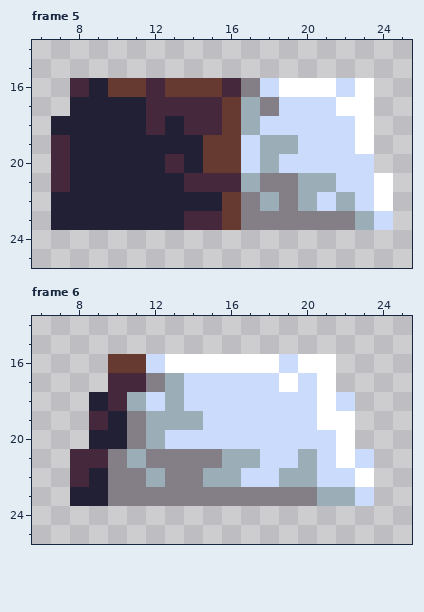
Pixel-art file -- Ingot Game/Assets/Sketches/ingotanim.aseprite. Above, as it was before the edit.
32x32 pixels, 6 frames. Shown: frame 5: x 6..25, y 14..25; frame 6: x 6..25, y 14..25.
And afterwards:
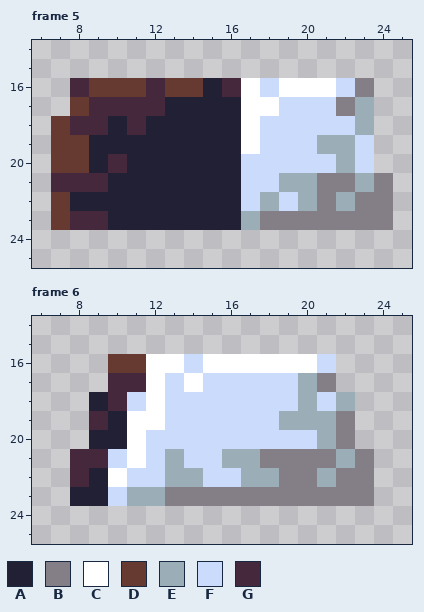
Palette (. is transparent): A #222034  B #847e87  C #ffffff  D #663931  E #9badb7  F #cbdbfc  G #45283c
Diff:
{"where": "frame 5"}
{"frame":5,"y":16,"x":9,"old":"A","new":"D"}
{"frame":5,"y":16,"x":15,"old":"D","new":"A"}
{"frame":5,"y":16,"x":17,"old":"B","new":"C"}
{"frame":5,"y":16,"x":23,"old":"C","new":"B"}
{"frame":5,"y":17,"x":8,"old":"AAAA","new":"DGGG"}
{"frame":5,"y":17,"x":13,"old":"GGGDEB","new":"AAAACC"}
{"frame":5,"y":17,"x":22,"old":"CC","new":"BE"}
{"frame":5,"y":18,"x":7,"old":"AAA","new":"DGG"}
{"frame":5,"y":18,"x":11,"old":"AG","new":"GA"}
{"frame":5,"y":18,"x":14,"old":"GGDE","new":"AAAC"}
{"frame":5,"y":18,"x":23,"old":"C","new":"E"}
{"frame":5,"y":19,"x":7,"old":"GA","new":"DD"}
{"frame":5,"y":19,"x":15,"old":"DDFEE","new":"AACFF"}
{"frame":5,"y":19,"x":21,"old":"FFC","new":"EEF"}
{"frame":5,"y":20,"x":7,"old":"GA","new":"DD"}
{"frame":5,"y":20,"x":10,"old":"A","new":"G"}
{"frame":5,"y":20,"x":13,"old":"G","new":"A"}
{"frame":5,"y":20,"x":15,"old":"DD","new":"AA"}
{"frame":5,"y":20,"x":18,"old":"E","new":"F"}
{"frame":5,"y":20,"x":22,"old":"F","new":"E"}
{"frame":5,"y":21,"x":8,"old":"AA","new":"GG"}
{"frame":5,"y":21,"x":14,"old":"GGGEBB","new":"AAAFFE"}
{"frame":5,"y":21,"x":21,"old":"EFFC","new":"BBEB"}
{"frame":5,"y":22,"x":7,"old":"A","new":"D"}
{"frame":5,"y":22,"x":16,"old":"DB","new":"AF"}
{"frame":5,"y":22,"x":19,"old":"B","new":"F"}
{"frame":5,"y":22,"x":21,"old":"F","new":"B"}
{"frame":5,"y":22,"x":23,"old":"FC","new":"BB"}
{"frame":5,"y":23,"x":7,"old":"AAA","new":"DGG"}
{"frame":5,"y":23,"x":14,"old":"GGDB","new":"AAAE"}
{"frame":5,"y":23,"x":23,"old":"EF","new":"BB"}
{"where": "frame 6"}
{"frame":6,"y":16,"x":12,"old":"F","new":"C"}
{"frame":6,"y":16,"x":14,"old":"C","new":"F"}
{"frame":6,"y":16,"x":19,"old":"F","new":"C"}
{"frame":6,"y":16,"x":21,"old":"C","new":"F"}
{"frame":6,"y":17,"x":12,"old":"BEF","new":"CFC"}
{"frame":6,"y":17,"x":19,"old":"CFC","new":"FEB"}
{"frame":6,"y":18,"x":11,"old":"EFE","new":"FCF"}
{"frame":6,"y":18,"x":20,"old":"FCF","new":"EFE"}
{"frame":6,"y":19,"x":11,"old":"BEEE","new":"CCFF"}
{"frame":6,"y":19,"x":19,"old":"FFCC","new":"EEEB"}
{"frame":6,"y":20,"x":11,"old":"BE","new":"CF"}
{"frame":6,"y":20,"x":21,"old":"FC","new":"EB"}
{"frame":6,"y":21,"x":10,"old":"BEBBBB","new":"FCFEFF"}
{"frame":6,"y":21,"x":18,"old":"FFEFCF","new":"BBBBEB"}
{"frame":6,"y":22,"x":10,"old":"BBEBBEEFFEEFFC","new":"CFFEEFFEEBBEBB"}
{"frame":6,"y":23,"x":10,"old":"BBB","new":"FEE"}
{"frame":6,"y":23,"x":21,"old":"EEF","new":"BBB"}
{"label":"changed","picture_box":[51,78,393,230]}
{"label":"changed","picture_box":[108,354,374,506]}
